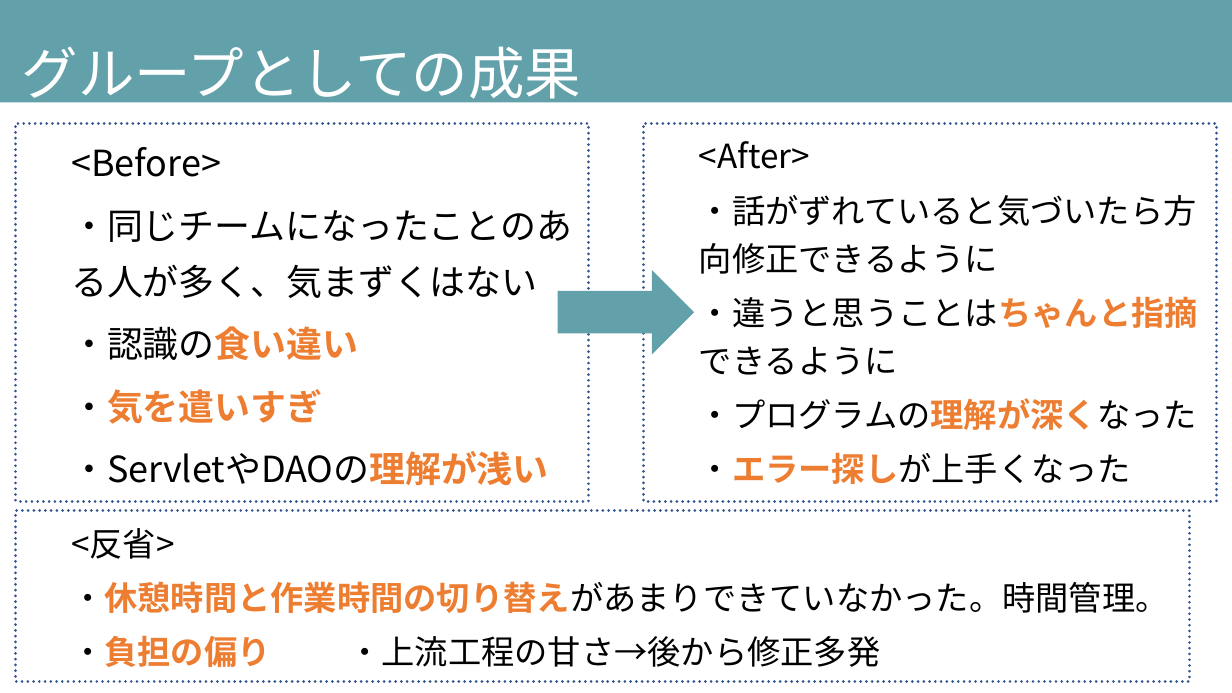
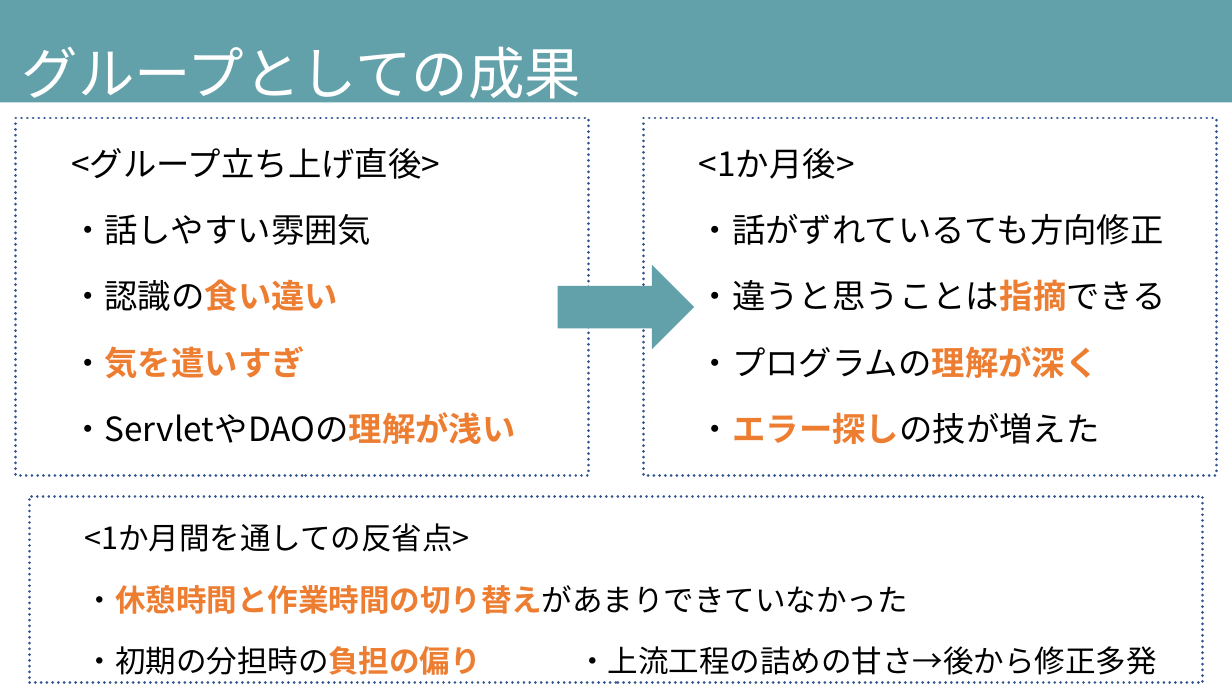
Before and after one commit to DOJO-2021/B-3, a slide deck: slide 10 of documents/発表スライド_ビーチサンダル.pptx. Drawn at 1232x693 pixels with LibreOffice and Linux fonts; fonts in the diff are those of the drawing. Boxes give left, top, right and bottom in pixels: in the first picture for what was removed or moved away, otherwise in the second. Text is boxed around its words. In the diff, an @@ line names an element or a change of style, - is before the commit and + after.

```diff
--- a/documents/発表スライド_ビーチサンダル.pptx
+++ b/documents/発表スライド_ビーチサンダル.pptx
@@ text "<グループ立ち上げ直後>": place and size @@
-text "<グループ立ち上げ直後>" at <box>16,123,589,501</box>
+text "<グループ立ち上げ直後>" at <box>16,118,589,476</box>
@@ rectangle "<1か月後>": place and size @@
-rectangle "<1か月後>" at <box>643,123,1216,501</box>
+rectangle "<1か月後>" at <box>643,118,1216,476</box>
@@ text at <box>71,148,440,245</box>: text changed; size 28 to 26 pt @@
-  <Before>
-  ・同じチームになったことのある人が多く、気まずくはない
+  <グループ立ち上げ直後>
+  ・話しやすい雰囲気
@@ text in rectangle at <box>699,148,1166,444</box>: text changed; size 25.9 to 26 pt @@
-  <After>
-  ・話がずれていると気づいたら方向修正できるように
-  ・違うと思うことはちゃんと指摘できるように
-  ・プログラムの理解が深くなった
-  ・エラー探しが上手くなった
+  <1か月後>
+  ・話がずれているても方向修正
+  ・違うと思うことは指摘できる
+  ・プログラムの理解が深く
+  ・エラー探しの技が増えた
@@ right arrow: place and size @@
-right arrow at <box>558,270,695,355</box>
+right arrow at <box>558,265,695,350</box>
@@ text at <box>71,279,516,444</box>: size 28 to 26 pt in "・認識の食い違い", "・気を遣いすぎ", "・ServletやDAOの理解が浅い"; line spacing 1.3 to 1.5 @@
@@ rectangle "<1か月間を通しての反省点>": place and size @@
-rectangle "<1か月間を通しての反省点>" at <box>16,511,1189,682</box>
+rectangle "<1か月間を通しての反省点>" at <box>30,496,1203,683</box>
@@ text in rectangle at <box>85,523,1157,675</box>: text changed; size 25.9 to 23.8 pt @@
-  <反省>
-  ・休憩時間と作業時間の切り替えがあまりできていなかった。時間管理。
-  ・負担の偏り ・上流工程の甘さ→後から修正多発
+  <1か月間を通しての反省点>
+  ・休憩時間と作業時間の切り替えがあまりできていなかった
+  ・初期の分担時の負担の偏り ・上流工程の詰めの甘さ→後から修正多発
```
Also in this commit, not shown: 9 other slides changed, 2 slides added, 4 other files.
